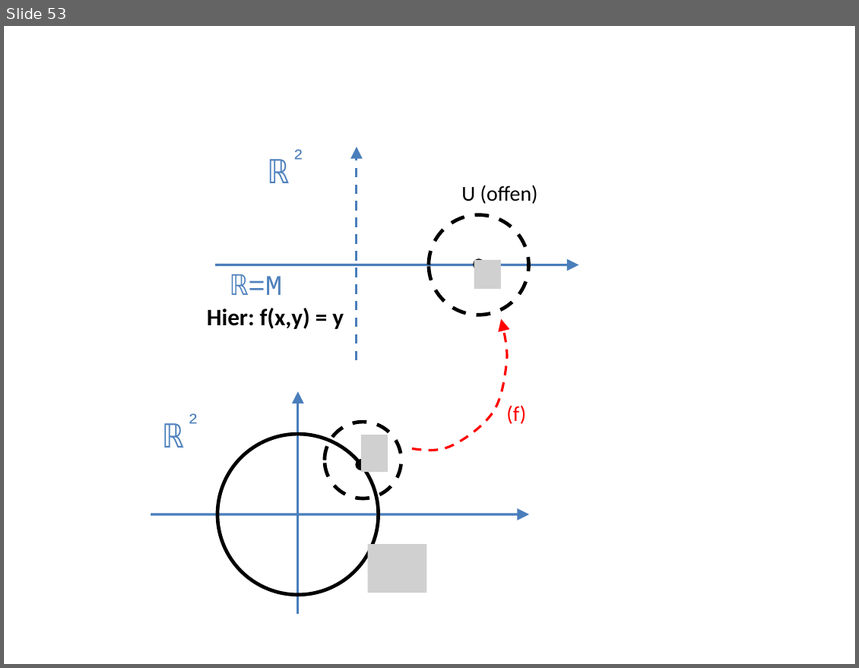
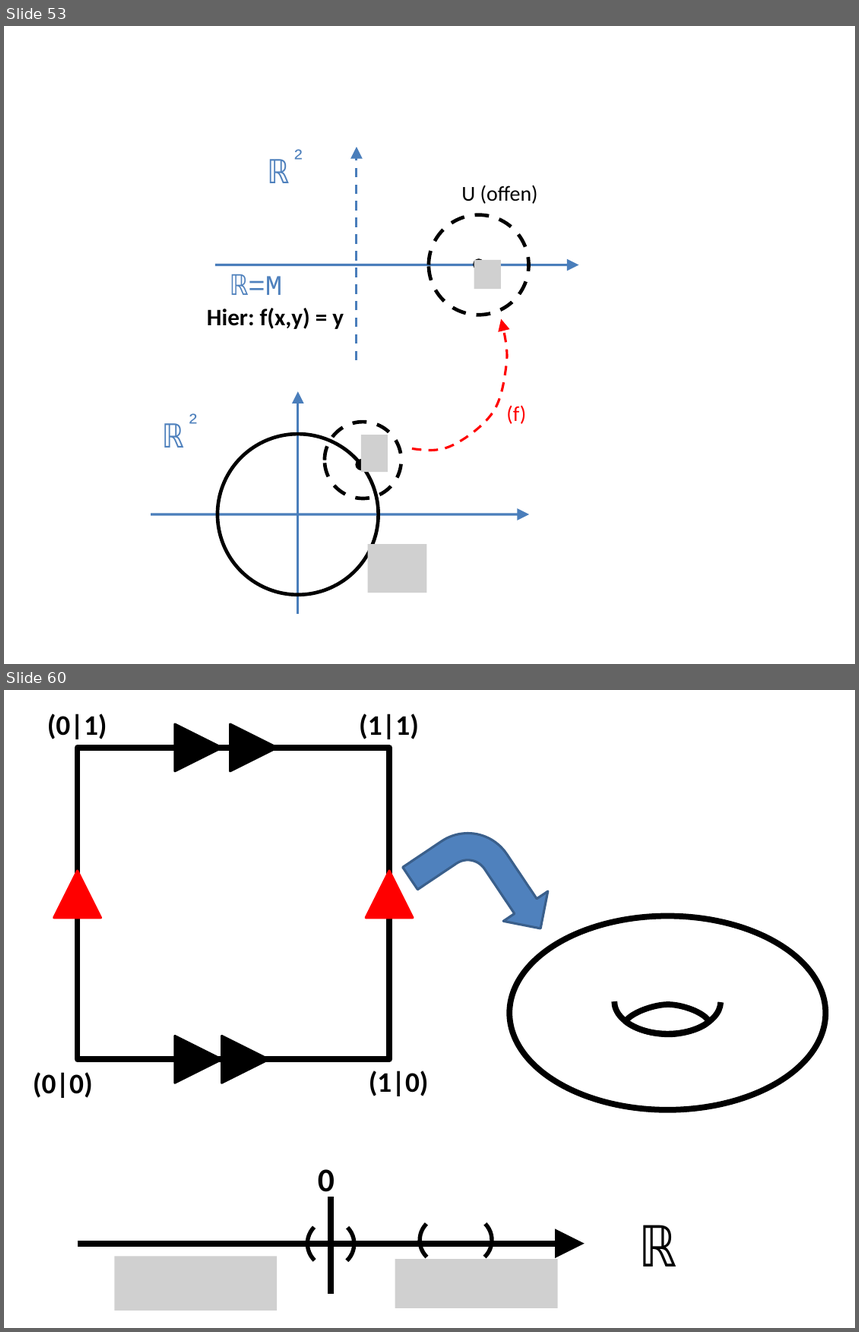
Before and after one commit to lutteropp/GeoTopo, a slide deck: images/Bilder.pptx. Shown one above the other, each under a label of ours: slide 53 before the commit, slides 53 and 60 after it; the slides between them are not shown. The pictures are 859x668 and 859x1332 pixels, drawn with LibreOffice and Linux fonts; fonts in the diff are those of the drawing; grey boxes stand for pictures. Boxes give left, top, right and bottom in pixels: in the first picture for what was removed or moved away, otherwise in the second. Text is boxed around its words. In the diff, an @@ line names an element or a change of style, - is before the commit and + after.

```diff
--- a/images/Bilder.pptx
+++ b/images/Bilder.pptx
@@ slide 60 added at <box>4,690,855,1328</box>, background #FFFFFF @@
@@ text added at <box>47,714,107,739</box>, 24 pt, text #000000, bold @@
+(0|1)
@@ triangle added at <box>175,724,222,771</box>, fill #000000, outline #000000 2 pt @@
@@ triangle added at <box>230,724,278,771</box>, fill #000000, outline #000000 2 pt @@
@@ text added at <box>359,714,419,739</box>, 24 pt, text #000000, bold @@
+(1|1)
@@ rectangle added at <box>77,748,389,1059</box>, outline #000000 5 pt @@
@@ bent arrow added at <box>403,808,563,973</box>, fill #4F81BD, outline #3A5F8C 2 pt @@
@@ triangle added at <box>54,872,101,918</box>, fill #FF0000, outline #FF0000 2 pt @@
@@ triangle added at <box>366,872,413,918</box>, fill #FF0000, outline #FF0000 2 pt @@
@@ ellipse added at <box>509,916,826,1110</box>, outline #000000 5 pt @@
@@ arc (boxed as its full ellipse) added at <box>614,969,721,1034</box>, outline #000000 5 pt @@
@@ freeform shape added at <box>626,1005,709,1035</box>, outline #000000 5 pt @@
@@ triangle added at <box>175,1037,222,1083</box>, fill #000000, outline #000000 2 pt @@
@@ triangle added at <box>222,1037,268,1083</box>, fill #000000, outline #000000 2 pt @@
@@ text added at <box>33,1072,93,1098</box>, 24 pt, text #000000, bold @@
+(0|0)
@@ text added at <box>369,1071,429,1097</box>, 24 pt, text #000000, bold @@
+(1|0)
@@ text added at <box>318,1170,335,1200</box>, 28 pt, text #000000, bold @@
+0
@@ arc (boxed as its full ellipse) added at <box>297,1211,363,1277</box>, outline #000000 3.5 pt @@
@@ arc (boxed as its full ellipse) added at <box>298,1211,364,1277</box>, outline #000000 3.5 pt @@
@@ line added from (331, 1198) to (331, 1294), #000000 5 pt @@
@@ arc (boxed as its full ellipse) added at <box>411,1208,477,1274</box>, outline #000000 3.5 pt @@
@@ arc (boxed as its full ellipse) added at <box>435,1208,502,1274</box>, outline #000000 3.5 pt @@
@@ text added at <box>642,1225,677,1267</box>, 48 pt, text #000000 @@
+ℝ
@@ arrow added from (77, 1244) to (585, 1244), #000000 5 pt @@
@@ picture added at <box>115,1257,278,1312</box> @@
@@ picture added at <box>395,1259,558,1309</box> @@
```
Also in this commit, not shown: 7 other slides added, 2 slides removed, 19 other files.
